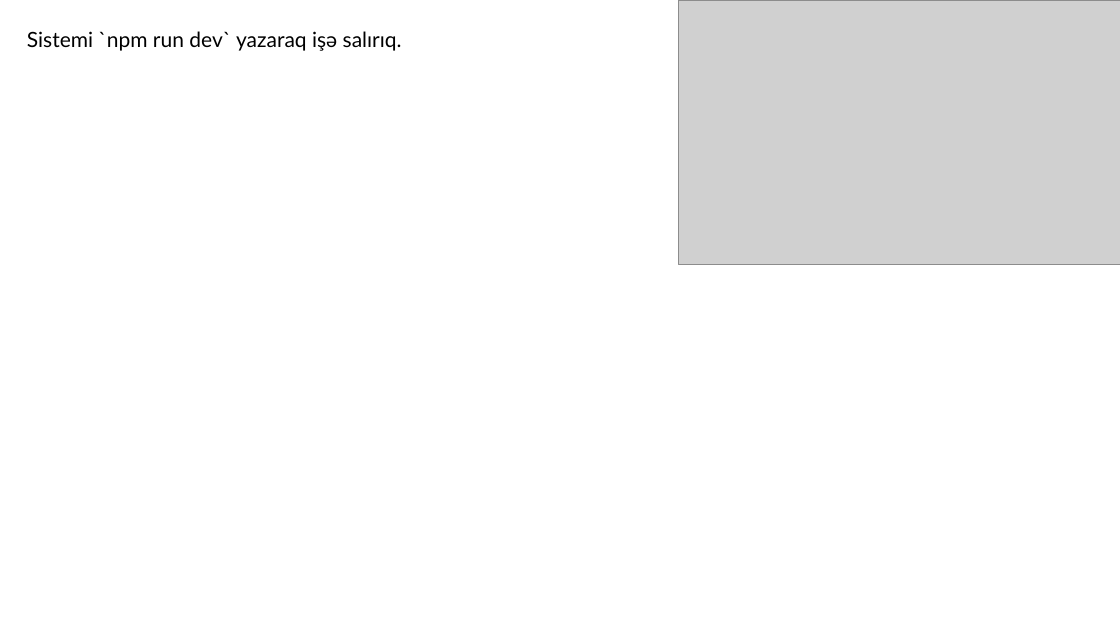
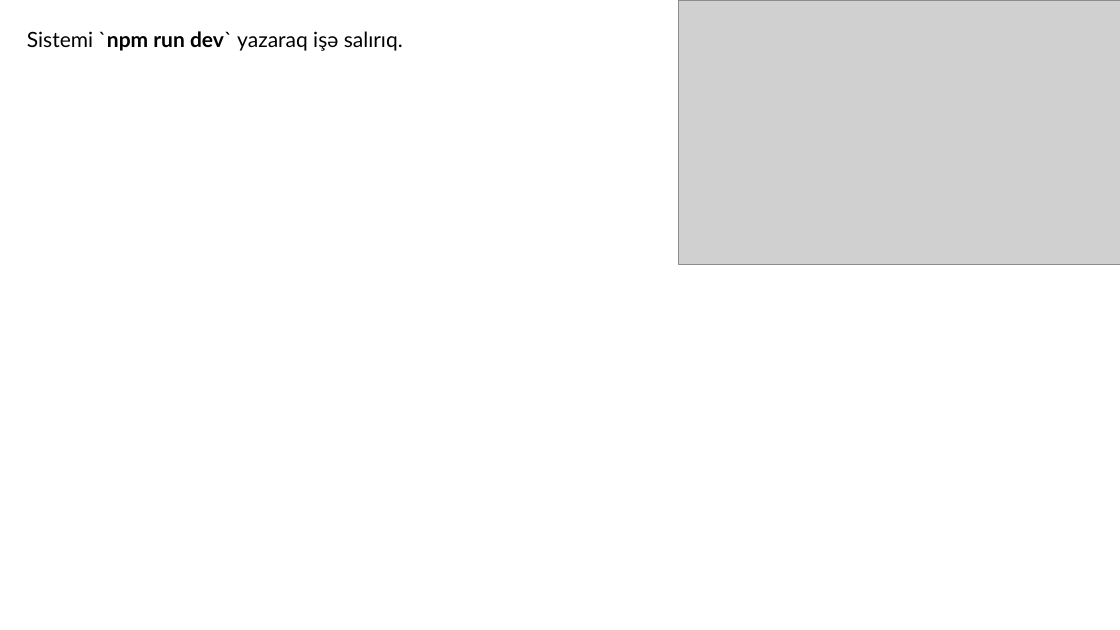
Before and after one commit to codeurient/REST-API, a slide deck: slide 82 of .lessons/7 GraphQL/1.pptx. Drawn at 1120x630 pixels with LibreOffice and Linux fonts; fonts in the diff are those of the drawing; grey boxes stand for pictures. Boxes give left, top, right and bottom in pixels: in the first picture for what was removed or moved away, otherwise in the second. Text is boxed around its words. In the diff, an @@ line names an element or a change of style, - is before the commit and + after.

```diff
--- a/.lessons/7 GraphQL/1.pptx
+++ b/.lessons/7 GraphQL/1.pptx
@@ text "Sistemi `npm run dev` yazaraq ..." at <box>27,31,403,51</box>: bold on in "`npm run dev`" @@
```
Also in this commit, not shown: 1 other slide changed, 6 slides added.
